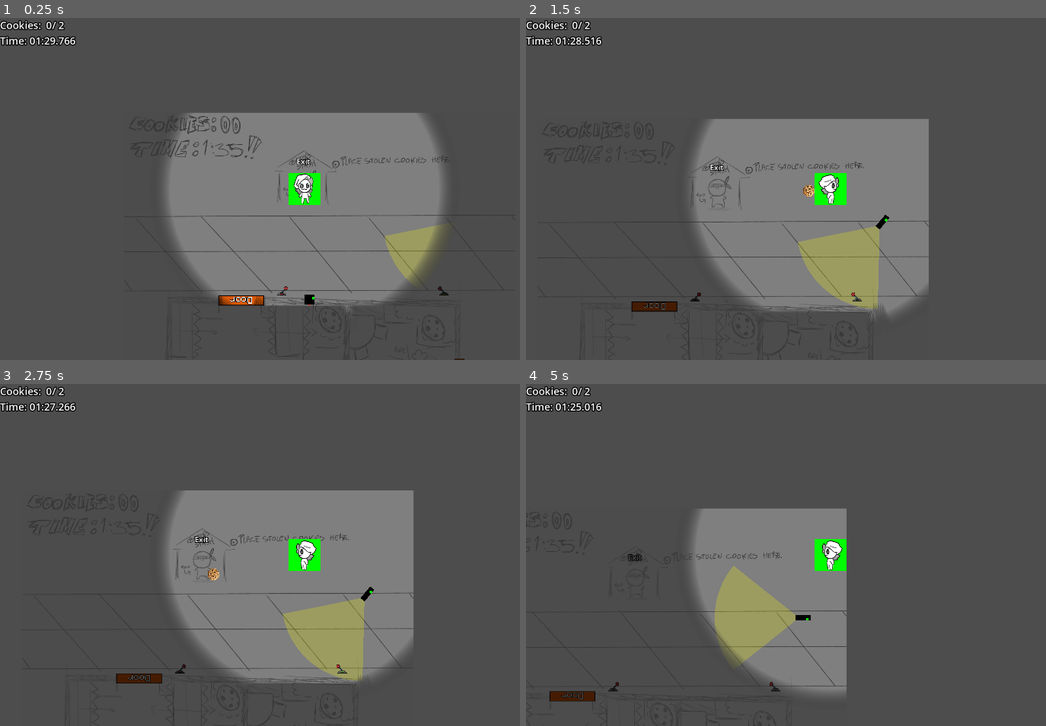
Above: before the commit, frames 1-4 (two rows, left to right).
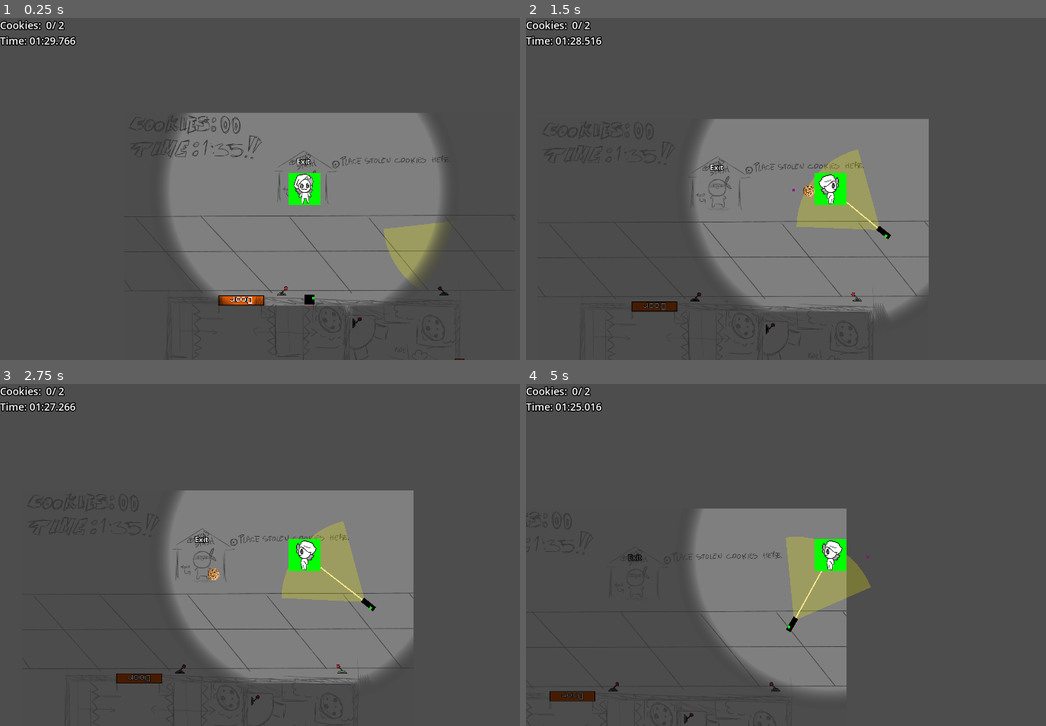
Above: after the commit, the same moments.

Repository: Fan-Dev1/BrackeysGameJam
Game: Godot game, scene res://levels/level_01.tscn
The game is run twice, just before and just after one commit, with the same random seed, the same clock (stepped at 60 frames per second) and the same inputs. The engine's default icon, where the game draws it, is replaced by a stand-in: a white triangle on a blue panel in a dark square.
Inputs (mouse positions are in pixels of both pictures, inside the frame that each line leads up to):
- Up to frame 1 (0.25 s): no input
- Up to frame 2 (1.5 s): move the mouse to (765, 308) at 0.52 s; hold Space (interact) 0.53-1.28 s; hold D (move_right) from 0.53 s (still down); tap W (move_up) at 0.77 s; move the mouse to (708, 206) at 1.27 s; click (708, 206) at 1.35 s
- Up to frame 3 (2.75 s): tap W (move_up) at 1.52 s; tap Space (interact) at 1.55 s; move the mouse to (364, 479) at 2.02 s; release D (move_right) at 2.03 s; hold A (move_left) from 2.03 s (still down); hold Space (interact) from 2.03 s (still down)
- Up to frame 4 (5 s): move the mouse to (801, 623) at 2.77 s; release A (move_left) at 2.78 s; release Space (interact) at 2.78 s; hold D (move_right) 2.78-4.28 s; tap Space (interact) at 2.85, 3.8, 4.35 s; tap W (move_up) at 3.02, 3.77, 4.52 s; move the mouse to (1014, 606) at 3.52 s; press the mouse at (1014, 606) at 3.53 s; move the mouse to (645, 503) at 4.27 s; release the mouse at (645, 503) at 4.28 s; hold A (move_left) from 4.28 s (still down)

The runs differ from the first frame. In frame 1, 0.2% of the frame differs, in the area x 67-84%, y 60-91%; in frame 2, 4.6%; in frame 3, 4.8%, in the area x 48-73%, y 40-94%; in frame 4, 4.6%.

Commit message:
some bug fixes

Diff:
--- a/core/detection_beam/detection_beam.gd
+++ b/core/detection_beam/detection_beam.gd
@@ -1,3 +1,4 @@
+@tool
 class_name DetectionBeam
 extends Node2D
 
--- a/core/detection_beam/detection_beam.tscn
+++ b/core/detection_beam/detection_beam.tscn
@@ -5,6 +5,7 @@
 
 [node name="DetectionBeam" type="Node2D"]
 script = ExtResource("1_p7rxj")
+blink_pattern = PackedFloat32Array()
 
 [node name="BlinkTimer" type="Timer" parent="."]
 wait_time = 4.0
--- a/core/lever_button/lever_button.gd
+++ b/core/lever_button/lever_button.gd
@@ -1,4 +1,3 @@
-@tool
 class_name LeverButton
 extends Node2D
 
@@ -6,22 +5,22 @@
 
 @export var flipped_over := true : set = set_flipped_over
 
-@onready var animated_sprite_2d: AnimatedSprite2D = $AnimatedSprite2D
-@onready var outline_animated_sprite_2d: AnimatedSprite2D = $AnimatedSprite2D/OutlineAnimatedSprite2D
 @onready var lever_flip_sfx: AudioStreamPlayer = $LeverFlipSfx
+@onready var animation_player: AnimationPlayer = $AnimationPlayer
+@onready var sprite_2d: Sprite2D = $Sprite2D
+@onready var outline_sprite_2d: Sprite2D = $Sprite2D/OutlineSprite2D
 
 
 func _ready() -> void:
-	outline_animated_sprite_2d.visible = false
+	outline_sprite_2d.visible = false
 	lever_flipped.emit.call_deferred(flipped_over)
-	if flipped_over:
-		var last_frame = animated_sprite_2d.sprite_frames.get_frame_count(&"turn_on") - 1
-		animated_sprite_2d.frame = last_frame
-		outline_animated_sprite_2d.frame = last_frame
+	if not flipped_over:
+		sprite_2d.frame = 4
+		outline_sprite_2d.frame = 4
 
 
 func _unhandled_input(event: InputEvent) -> void:
-	var in_reach_for_interation := outline_animated_sprite_2d.visible
+	var in_reach_for_interation := outline_sprite_2d.visible
 	if event.is_action_pressed("interact") and in_reach_for_interation:
 		set_flipped_over(not flipped_over)
 
@@ -34,20 +33,18 @@
 
 	lever_flipped.emit(flipped_over)
 	if flipped_over:
-		animated_sprite_2d.play(&"turn_on")
-		outline_animated_sprite_2d.play(&"turn_on")
+		animation_player.play(&"turn_on")
 		lever_flip_sfx.play()
 	else:
-		animated_sprite_2d.play_backwards(&"turn_on")
-		outline_animated_sprite_2d.play_backwards(&"turn_on")
+		animation_player.play(&"turn_off")
 		lever_flip_sfx.play()
 
 
 func _on_body_entered(body: Node2D) -> void:
 	if body is Player:
-		outline_animated_sprite_2d.visible = true
+		outline_sprite_2d.visible = true
 
 
 func _on_body_exited(body: Node2D) -> void:
 	if body is Player:
-		outline_animated_sprite_2d.visible = false
+		outline_sprite_2d.visible = false
--- a/core/lever_button/lever_button.tscn
+++ b/core/lever_button/lever_button.tscn
@@ -1,10 +1,102 @@
-[gd_scene load_steps=21 format=3 uid="uid://be3ewbyga6008"]
+[gd_scene load_steps=13 format=3 uid="uid://be3ewbyga6008"]
 
 [ext_resource type="Texture2D" uid="uid://cgxtkj6sx4uqm" path="res://core/lever_button/level_button_sprites.png" id="1_1d3ay"]
 [ext_resource type="Script" uid="uid://wpnic6hycec1" path="res://core/lever_button/lever_button.gd" id="1_76s5e"]
 [ext_resource type="Texture2D" uid="uid://bkjmtoyaya6m0" path="res://core/lever_button/level_button_sprites_outline.png" id="3_5leoa"]
 [ext_resource type="AudioStream" uid="uid://cfyc2mpg7s68c" path="res://core/lever_button/Levers A.wav" id="4_6pi72"]
 [ext_resource type="AudioStream" uid="uid://couhbnnm0mr6v" path="res://core/lever_button/Levers B.wav" id="5_ab8qn"]
+
+[sub_resource type="Animation" id="Animation_6pi72"]
+resource_name = "turn_on"
+length = 0.416675
+step = 0.0833333
+tracks/0/type = "value"
+tracks/0/imported = false
+tracks/0/enabled = true
+tracks/0/path = NodePath("Sprite2D:frame")
+tracks/0/interp = 1
+tracks/0/loop_wrap = true
+tracks/0/keys = {
+"times": PackedFloat32Array(0, 0.0833333, 0.166667, 0.25, 0.333333),
+"transitions": PackedFloat32Array(1, 1, 1, 1, 1),
+"update": 1,
+"values": [4, 3, 2, 1, 0]
+}
+tracks/1/type = "value"
+tracks/1/imported = false
+tracks/1/enabled = true
+tracks/1/path = NodePath("Sprite2D/OutlineSprite2D:frame")
+tracks/1/interp = 1
+tracks/1/loop_wrap = true
+tracks/1/keys = {
+"times": PackedFloat32Array(0, 0.0833333, 0.166667, 0.25, 0.333333),
+"transitions": PackedFloat32Array(1, 1, 1, 1, 1),
+"update": 1,
+"values": [4, 3, 2, 1, 0]
+}
+
+[sub_resource type="Animation" id="Animation_ab8qn"]
+length = 0.001
+tracks/0/type = "value"
+tracks/0/imported = false
+tracks/0/enabled = true
+tracks/0/path = NodePath("Sprite2D:frame")
+tracks/0/interp = 1
+tracks/0/loop_wrap = true
+tracks/0/keys = {
+"times": PackedFloat32Array(0),
+"transitions": PackedFloat32Array(1),
+"update": 1,
+"values": [0]
+}
+tracks/1/type = "value"
+tracks/1/imported = false
+tracks/1/enabled = true
+tracks/1/path = NodePath("Sprite2D/OutlineSprite2D:frame")
+tracks/1/interp = 1
+tracks/1/loop_wrap = true
+tracks/1/keys = {
+"times": PackedFloat32Array(0),
+"transitions": PackedFloat32Array(1),
+"update": 1,
+"values": [0]
+}
+
+[sub_resource type="Animation" id="Animation_8e1rb"]
+resource_name = "turn_off"
+length = 0.416675
+step = 0.0833333
+tracks/0/type = "value"
+tracks/0/imported = false
+tracks/0/enabled = true
+tracks/0/path = NodePath("Sprite2D:frame")
+tracks/0/interp = 1
+tracks/0/loop_wrap = true
+tracks/0/keys = {
+"times": PackedFloat32Array(0, 0.0833333, 0.166667, 0.25, 0.333333),
+"transitions": PackedFloat32Array(1, 1, 1, 1, 1),
+"update": 1,
+"values": [0, 1, 2, 3, 4]
+}
+tracks/1/type = "value"
+tracks/1/imported = false
+tracks/1/enabled = true
+tracks/1/path = NodePath("Sprite2D/OutlineSprite2D:frame")
+tracks/1/interp = 1
+tracks/1/loop_wrap = true
+tracks/1/keys = {
+"times": PackedFloat32Array(0, 0.0841057, 0.166667, 0.25, 0.333333),
+"transitions": PackedFloat32Array(1, 1, 1, 1, 1),
+"update": 1,
+"values": [0, 1, 2, 3, 4]
+}
+
+[sub_resource type="AnimationLibrary" id="AnimationLibrary_8e1rb"]
+_data = {
+&"RESET": SubResource("Animation_ab8qn"),
+&"turn_off": SubResource("Animation_8e1rb"),
+&"turn_on": SubResource("Animation_6pi72")
+}
 
 [sub_resource type="AudioStreamRandomizer" id="AudioStreamRandomizer_8e1rb"]
 random_pitch = 1.2
@@ -19,95 +111,14 @@
 [sub_resource type="RectangleShape2D" id="RectangleShape2D_5leoa"]
 size = Vector2(96, 48)
 
-[sub_resource type="AtlasTexture" id="AtlasTexture_8e1rb"]
-atlas = ExtResource("1_1d3ay")
-region = Rect2(184, 0, 46, 42)
-
-[sub_resource type="AtlasTexture" id="AtlasTexture_bti7j"]
-atlas = ExtResource("1_1d3ay")
-region = Rect2(138, 0, 46, 42)
-
-[sub_resource type="AtlasTexture" id="AtlasTexture_5nd1f"]
-atlas = ExtResource("1_1d3ay")
-region = Rect2(92, 0, 46, 42)
-
-[sub_resource type="AtlasTexture" id="AtlasTexture_lpbeu"]
-atlas = ExtResource("1_1d3ay")
-region = Rect2(46, 0, 46, 42)
-
-[sub_resource type="AtlasTexture" id="AtlasTexture_iuada"]
-atlas = ExtResource("1_1d3ay")
-region = Rect2(0, 0, 46, 42)
-
-[sub_resource type="SpriteFrames" id="SpriteFrames_8e1rb"]
-animations = [{
-"frames": [{
-"duration": 1.0,
-"texture": SubResource("AtlasTexture_8e1rb")
-}, {
-"duration": 1.0,
-"texture": SubResource("AtlasTexture_bti7j")
-}, {
-"duration": 1.0,
-"texture": SubResource("AtlasTexture_5nd1f")
-}, {
-"duration": 1.0,
-"texture": SubResource("AtlasTexture_lpbeu")
-}, {
-"duration": 1.0,
-"texture": SubResource("AtlasTexture_iuada")
-}],
-"loop": false,
-"name": &"turn_on",
-"speed": 12.0
-}]
-
-[sub_resource type="AtlasTexture" id="AtlasTexture_xry77"]
-atlas = ExtResource("3_5leoa")
-region = Rect2(184, 0, 46, 42)
-
-[sub_resource type="AtlasTexture" id="AtlasTexture_n5uos"]
-atlas = ExtResource("3_5leoa")
-region = Rect2(138, 0, 46, 42)
-
-[sub_resource type="AtlasTexture" id="AtlasTexture_xf1y4"]
-atlas = ExtResource("3_5leoa")
-region = Rect2(92, 0, 46, 42)
-
-[sub_resource type="AtlasTexture" id="AtlasTexture_r0uxy"]
-atlas = ExtResource("3_5leoa")
-region = Rect2(46, 0, 46, 42)
-
-[sub_resource type="AtlasTexture" id="AtlasTexture_duker"]
-atlas = ExtResource("3_5leoa")
-region = Rect2(0, 0, 46, 42)
-
-[sub_resource type="SpriteFrames" id="SpriteFrames_rdygi"]
-animations = [{
-"frames": [{
-"duration": 1.0,
-"texture": SubResource("AtlasTexture_xry77")
-}, {
-"duration": 1.0,
-"texture": SubResource("AtlasTexture_n5uos")
-}, {
-"duration": 1.0,
-"texture": SubResource("AtlasTexture_xf1y4")
-}, {
-"duration": 1.0,
-"texture": SubResource("AtlasTexture_r0uxy")
-}, {
-"duration": 1.0,
-"texture": SubResource("AtlasTexture_duker")
-}],
-"loop": false,
-"name": &"turn_on",
-"speed": 12.0
-}]
-
 [node name="LeverButton" type="Area2D"]
 collision_mask = 2
 script = ExtResource("1_76s5e")
+
+[node name="AnimationPlayer" type="AnimationPlayer" parent="."]
+libraries = {
+&"": SubResource("AnimationLibrary_8e1rb")
+}
 
 [node name="LeverFlipSfx" type="AudioStreamPlayer" parent="."]
 stream = SubResource("AudioStreamRandomizer_8e1rb")
@@ -122,19 +133,18 @@
 position = Vector2(0, -24)
 shape = SubResource("RectangleShape2D_5leoa")
 
-[node name="AnimatedSprite2D" type="AnimatedSprite2D" parent="."]
+[node name="Sprite2D" type="Sprite2D" parent="."]
 texture_filter = 1
 position = Vector2(0, -17)
-sprite_frames = SubResource("SpriteFrames_8e1rb")
-animation = &"turn_on"
+texture = ExtResource("1_1d3ay")
+hframes = 5
 metadata/_edit_group_ = true
 
-[node name="OutlineAnimatedSprite2D" type="AnimatedSprite2D" parent="AnimatedSprite2D"]
-visible = false
+[node name="OutlineSprite2D" type="Sprite2D" parent="Sprite2D"]
 show_behind_parent = true
 texture_filter = 1
-sprite_frames = SubResource("SpriteFrames_rdygi")
-animation = &"turn_on"
+texture = ExtResource("3_5leoa")
+hframes = 5
 
 [connection signal="body_entered" from="." to="." method="_on_body_entered"]
 [connection signal="body_exited" from="." to="." method="_on_body_exited"]
--- a/core/security_camera/camera_position.gd
+++ b/core/security_camera/camera_position.gd
@@ -1,6 +1,6 @@
 class_name CameraPosition
 extends Resource
 
-@export_range(-360.0, 360.0, 0.1, "radians_as_degrees") var rotation := 0.0
+@export_range(0.0, 360.0, 0.1, "radians_as_degrees") var rotation := 0.0
 @export var duration_min_sec := 3.0
 @export var duration_max_sec := 3.0
--- a/core/security_camera/security_camera.gd
+++ b/core/security_camera/security_camera.gd
@@ -9,9 +9,9 @@
 
 @export_range(0.0, 360.0, 0.1, "radians_as_degrees")
 var fov := PI / 4.0
-@export_range(-360.0, 360.0, 0.1, "radians_as_degrees")
+@export_range(0.0, 360.0, 0.1, "radians_as_degrees")
 var left_limit := PI / -2.0
-@export_range(-360.0, 360.0, 0.1, "radians_as_degrees")
+@export_range(0.0, 360.0, 0.1, "radians_as_degrees")
 var right_limit := PI / 2.0
 
 @export var rotaton_speed: float
--- a/levels/level_01.tscn
+++ b/levels/level_01.tscn
@@ -96,22 +96,22 @@
 
 [sub_resource type="Resource" id="Resource_j0sdw"]
 script = ExtResource("5_mllcm")
-rotation = 3.14159
+rotation = 2.39983
 duration_min_sec = 1.0
-duration_max_sec = 3.0
+duration_max_sec = 1.0
 metadata/_custom_type_script = "uid://cw0363ko8eoy5"
 
 [sub_resource type="Resource" id="Resource_jy02f"]
 script = ExtResource("5_mllcm")
-rotation = 2.26893
+rotation = 4.05789
 duration_min_sec = 1.0
-duration_max_sec = 4.0
+duration_max_sec = 2.0
 metadata/_custom_type_script = "uid://cw0363ko8eoy5"
 
 [sub_resource type="Resource" id="Resource_5dxk1"]
 script = ExtResource("5_mllcm")
-rotation = 3.14159
-duration_min_sec = 2.0
+rotation = 5.62869
+duration_min_sec = 3.0
 duration_max_sec = 3.0
 metadata/_custom_type_script = "uid://cw0363ko8eoy5"
 
@@ -186,14 +186,16 @@
 [node name="CookieStash2" parent="." index="5" instance=ExtResource("3_81a5f")]
 position = Vector2(642, 666)
 
-[node name="DetectionBeam1" parent="." index="6" instance=ExtResource("6_q7ibo")]
+[node name="DetectionBeam1" parent="." index="6" node_paths=PackedStringArray("controlling_lever") instance=ExtResource("6_q7ibo")]
 position = Vector2(728, 768)
+controlling_lever = NodePath("../BeamLeverButton3")
+mode = 0
 beam_length = 316.0
 
-[node name="DetectionBeam2" parent="." index="7" node_paths=PackedStringArray("controlling_lever") instance=ExtResource("6_q7ibo")]
+[node name="DetectionBeam2" parent="." index="7" instance=ExtResource("6_q7ibo")]
 position = Vector2(592, 621)
 rotation = 1.5708
-controlling_lever = NodePath("../BeamLeverButton3")
+mode = 0
 beam_length = 262.0
 blink_pattern = PackedFloat32Array(5, 2, 3, 3)
 
@@ -215,11 +217,10 @@
 [node name="OutdoorSecurityCamera" parent="." index="9" node_paths=PackedStringArray("controlling_lever") instance=ExtResource("4_gg43x")]
 position = Vector2(1080, 360)
 controlling_lever = NodePath("../CameraLeverButton")
-fov = 1.39626
-left_limit = 0.0
+fov = 1.309
+left_limit = 1.5708
 right_limit = 6.28319
-rotaton_speed = 4.0
-camera_position_index = 3
+rotaton_speed = 3.0
 camera_positions = Array[ExtResource("5_mllcm")]([SubResource("Resource_j0sdw"), SubResource("Resource_jy02f"), SubResource("Resource_5dxk1"), SubResource("Resource_jy02f")])
 
 [node name="FrontDoor" parent="." index="10" node_paths=PackedStringArray("controlling_lever") instance=ExtResource("7_cg8v6")]
@@ -239,7 +240,8 @@
 flipped_over = false
 
 [node name="BeamLeverButton3" parent="." index="14" instance=ExtResource("8_j0sdw")]
-position = Vector2(648, 880)
+position = Vector2(728, 680)
+rotation = 1.5708
 
 [node name="ExitArea" parent="." index="15"]
 position = Vector2(520, 232)
